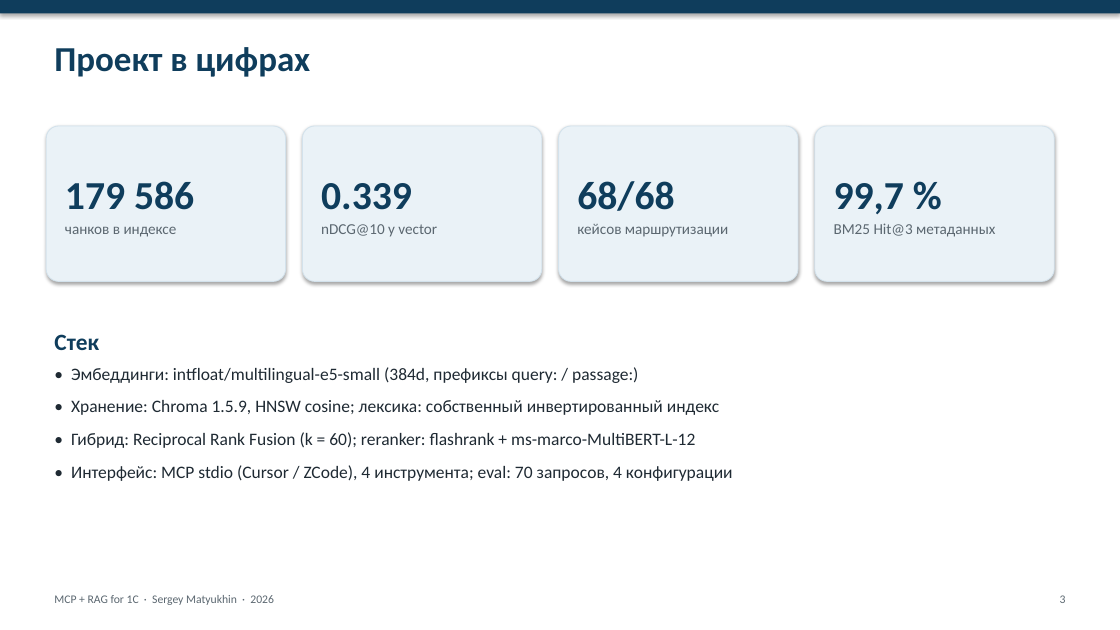
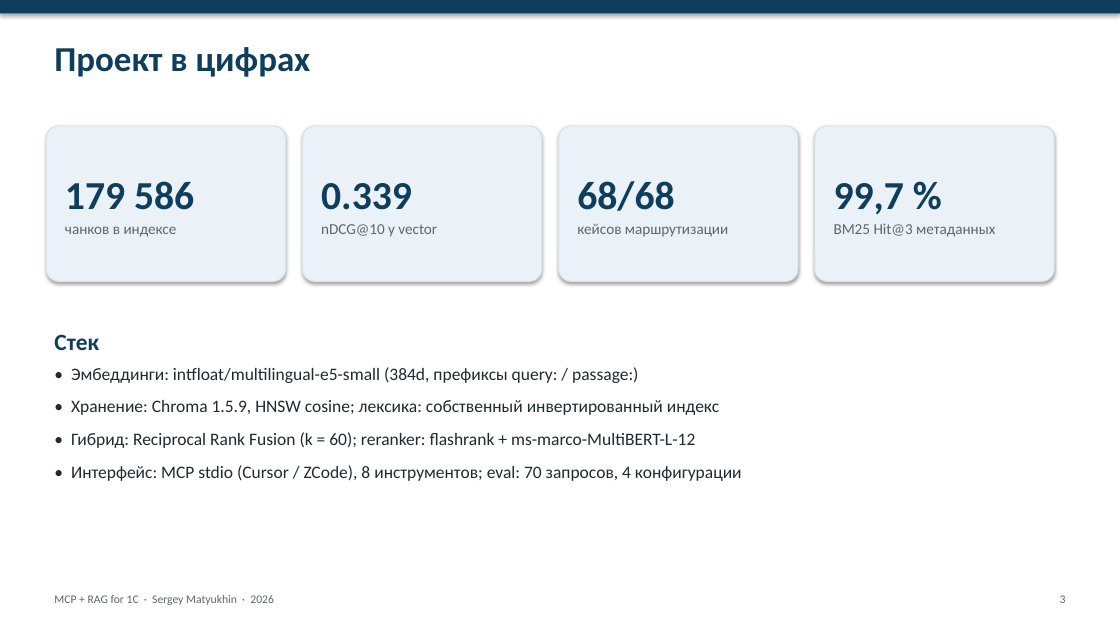
Before and after one commit to Smaturus/1c-mcp-rag-search, a slide deck: slide 3 of docs/presentation/1c-mcp-rag-search-slides.pptx. Drawn at 1120x630 pixels with LibreOffice and Linux fonts; fonts in the diff are those of the drawing. Boxes give left, top, right and bottom in pixels: in the first picture for what was removed or moved away, otherwise in the second. Text is boxed around its words. In the diff, an @@ line names an element or a change of style, - is before the commit and + after.

Commit message:
docs(presentation): eight tools on the stack slide

```diff
--- a/docs/presentation/1c-mcp-rag-search-slides.pptx
+++ b/docs/presentation/1c-mcp-rag-search-slides.pptx
@@ text at (71, 465, 742, 481): text changed @@
-• Интерфейс: MCP stdio (Cursor / ZCode), 4 инструмента; eval: 70 запросов, 4 конфигурации
+• Интерфейс: MCP stdio (Cursor / ZCode), 8 инструментов; eval: 70 запросов, 4 конфигурации
```
Also in this commit, not shown: 2 other files.
